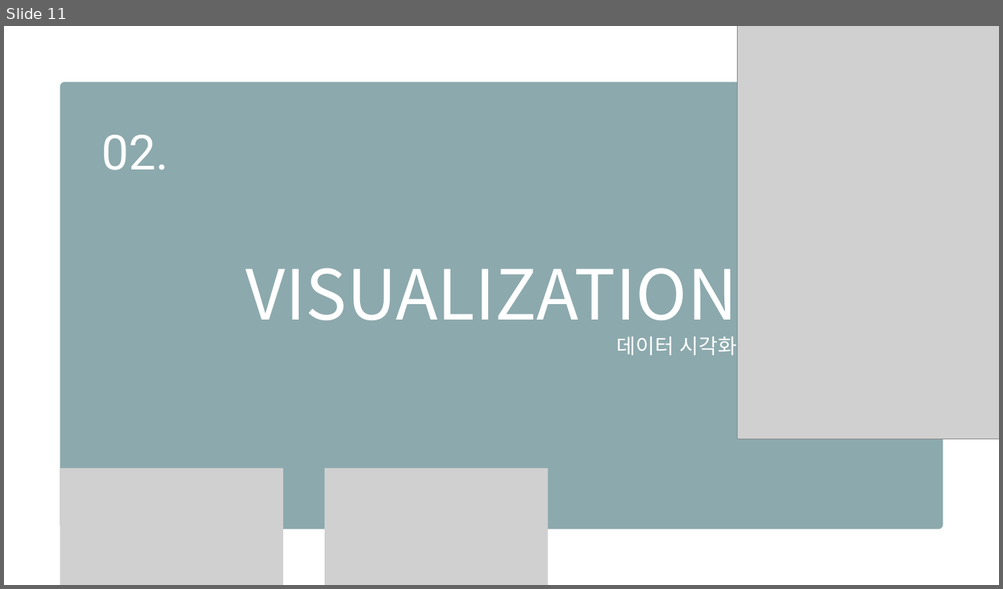
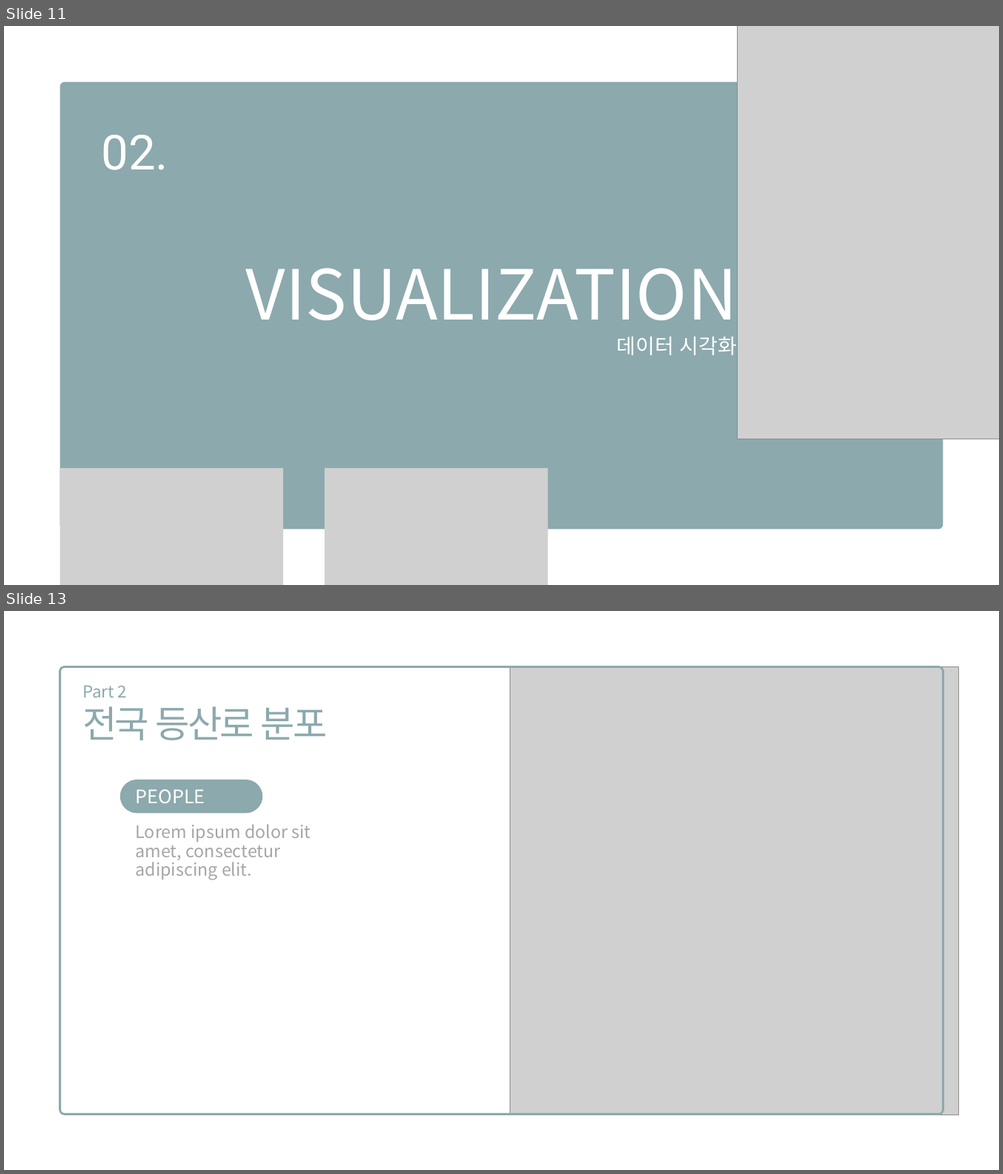
Before and after one commit to lessize/pythonstudy, a slide deck: climing/ppt/미니프로젝트1.pptx. Shown one above the other, each under a label of ours: slide 11 before the commit, slides 11 and 13 after it; the slides between them are not shown. The pictures are 1003x589 and 1003x1174 pixels, drawn with LibreOffice and Linux fonts; fonts in the diff are those of the drawing; grey boxes stand for pictures. Boxes give left, top, right and bottom in pixels: in the first picture for what was removed or moved away, otherwise in the second. Text is boxed around its words. In the diff, an @@ line names an element or a change of style, - is before the commit and + after.

```diff
--- a/climing/ppt/미니프로젝트1.pptx
+++ b/climing/ppt/미니프로젝트1.pptx
@@ slide 13 added at [4, 611, 999, 1170], background #FFFFFF @@
@@ freeform shape added at [60, 667, 942, 1115], outline #8CA9AD 3 pt @@
@@ picture added at [509, 667, 959, 1115] @@
@@ text added at [82, 685, 327, 741], 54 pt, text #8CA9AD @@
+Part 2
+전국 등산로 분포
@@ freeform shape added at [120, 780, 262, 813], fill #8CA9AD @@
@@ text added at [136, 789, 205, 803], 27 pt, text #FFFFFF @@
+PEOPLE
@@ text added at [136, 824, 311, 880], 25 pt, text #A6A6A6 @@
+Lorem ipsum dolor sit amet, consectetur adipiscing elit.
```
Also in this commit, not shown: 2 slides changed, 4 other slides added, 36 other files.
